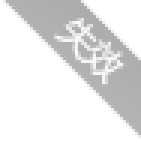
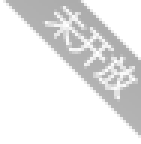
Revision of a layered 141 x 144 image; what changed, layer by layer:
hid "失效" over left=54, top=18, right=126, bottom=87
hid "图层 2 拷贝 15" over left=42, top=6, right=138, bottom=102
added layer "未开放" above "图层 2 拷贝 16" over left=42, top=6, right=138, bottom=102
added layer "图层 2 拷贝 16" above "停更" over left=42, top=6, right=138, bottom=102
